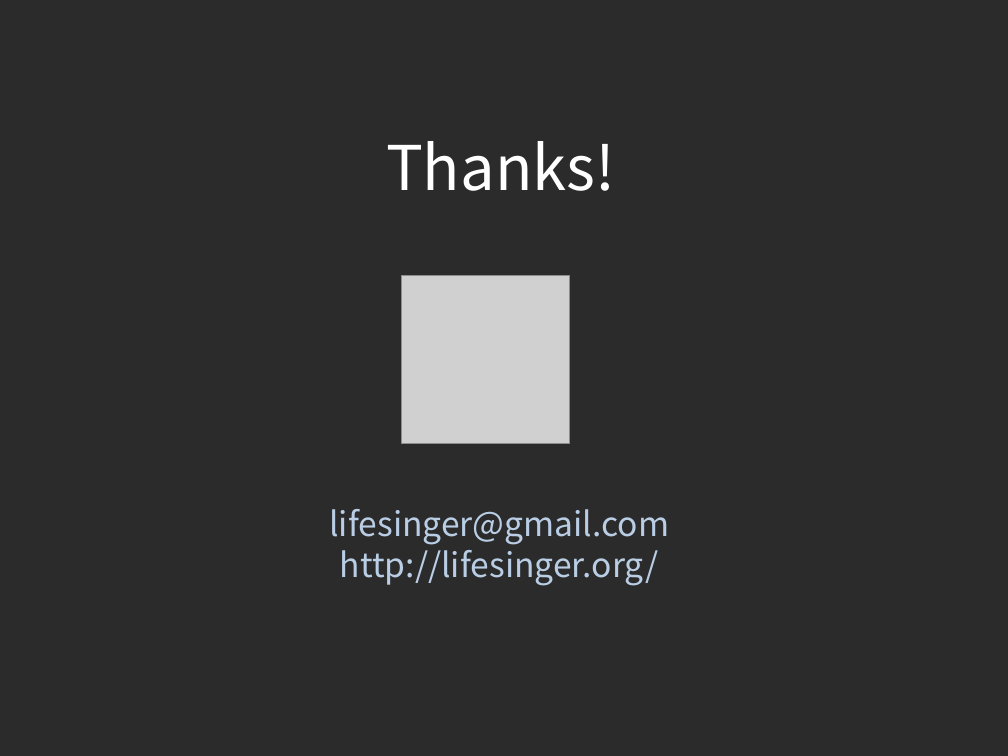
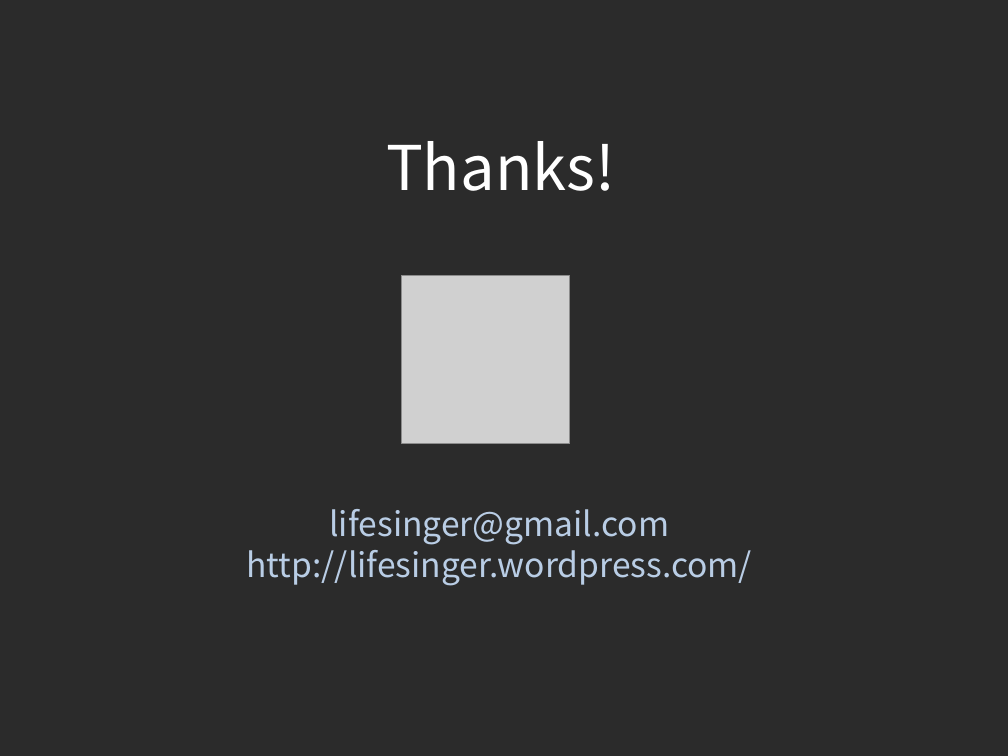
Before and after one commit to ilife5/lifesinger.github.com, a slide deck: slide 32 of share/2010/201012_Progressive-Enhancement.pptx (slide 29 before the commit). Drawn at 1008x756 pixels with LibreOffice and Linux fonts; fonts in the diff are those of the drawing; grey boxes stand for pictures; background and template pictures are left out; a plain dark background stands for a picture behind light text. Boxes give left, top, right and bottom in pixels: in the first picture for what was removed or moved away, otherwise in the second. Text is boxed around its words. In the diff, an @@ line names an element or a change of style, - is before the commit and + after.

```diff
--- a/share/2010/201012_Progressive-Enhancement.pptx
+++ b/share/2010/201012_Progressive-Enhancement.pptx
@@ text at <box>246,542,752,586</box>: text changed @@
-http://lifesinger.org/
+http://lifesinger.wordpress.com/
```
Also in this commit, not shown: 8 other slides changed, 4 slides added, 1 slide removed.
